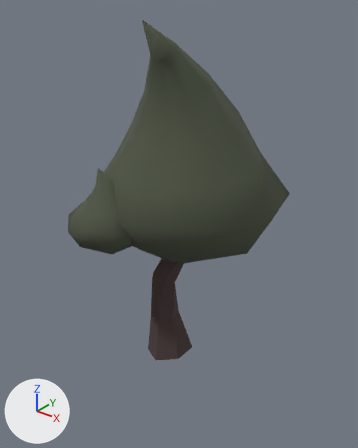
A saved change to the glTF model assets/cenario/arvore/arvore_1.glb.
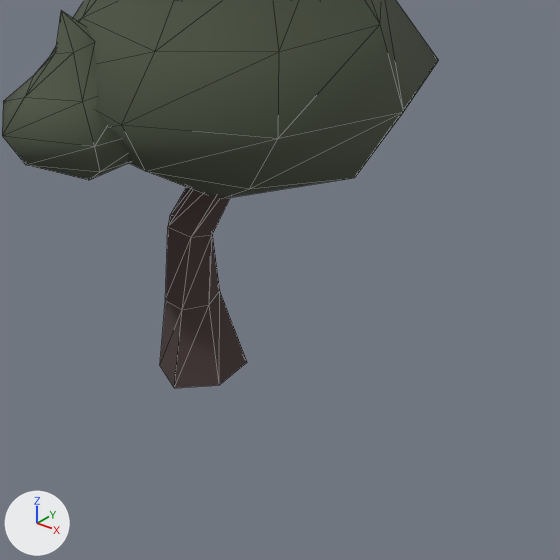
There are two pictures of each version: one whole from a camera (50 mm lens) standing at (1.213, -1.451, 1.556) and looking at (-0.044, 0.121, 0.581), one close up on the part from 19% to 98% of the width and 36% to 100% of the height. Arrows for +X, +Y and +Z are at lower left; the lights stay in place. The first two pictures are the older version. The close-ups show mesh edges as thin lines. Vertices at exactly the same position are counted once.

The first close-up shows 'arvore_1'.
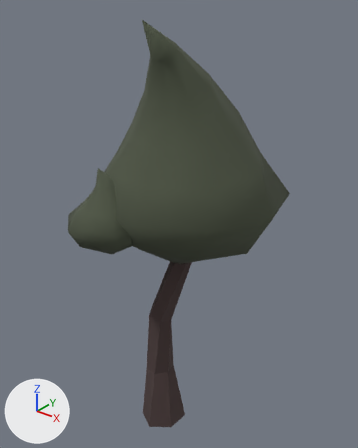
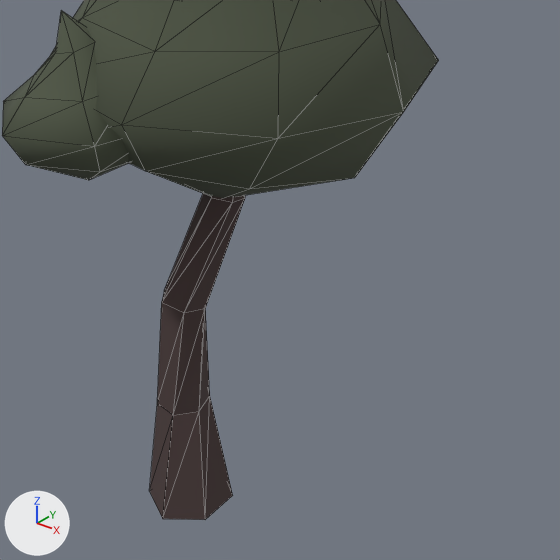
The newer file is also rescaled (x1.35), turned or shifted as a whole; pictures and numbers use the older file's frame.

Where the change shows, as pixel boxes (x1, y1, x2, y2) in the close-ups (560 x 560 px; the box of a moved part takes in the faces that stretch with it):
'arvore_1', reshaped: before (2, 0, 439, 388); after (2, 0, 439, 520)
part 1 of me_arvore_1, moved or reshaped: before (160, 187, 247, 388); after (150, 194, 245, 520)

Edits to the bpy script that builds the scene:
```text
Change me_arvore_1:
    used by ob_arvore_1; location = (0.0, 0.0, 0.0)
    remove me_arvore_1.from_pydata(...)  # 106 vertices, 192 faces; spans x -0.454..0.401, y -0.387..0.575, z -0.036..1.448
    add me_arvore_1.from_pydata(...)  # 106 vertices, 192 faces; spans x -0.454..0.401, y -0.387..0.575, z -0.419..1.448
    me_arvore_1 part 1
    me_arvore_1.vertices[0].co: (-0.002, 0.111, -0.02) -> (-0.001, 0.057, -0.411)
    me_arvore_1.vertices[1].co: (-0.093, 0.049, -0.036) -> (-0.094, -0.004, -0.419)
    me_arvore_1.vertices[2].co: (-0.092, -0.059, -0.036) -> (-0.093, -0.113, -0.414)  # pixel (159, 365) -> pixel (149, 491)
    me_arvore_1.vertices[3].co: (0.002, -0.113, -0.02) -> (0.001, -0.167, -0.4)  # pixel (174, 388) -> pixel (162, 518)
    me_arvore_1.vertices[4].co: (0.09, -0.053, -0.004) -> (0.09, -0.108, -0.393)  # pixel (219, 385) -> pixel (205, 519)
    me_arvore_1.vertices[5].co: (0.092, 0.054, -0.003) -> (0.093, -0.001, -0.397)  # pixel (247, 362) -> pixel (232, 495)
    me_arvore_1.vertices[6].co: (-0.057, 0.06, 0.162) -> (-0.057, 0.019, -0.129)
    me_arvore_1.vertices[7].co: (-0.101, 0.007, 0.158) -> (-0.101, -0.033, -0.129)
    me_arvore_1.vertices[8].co: (-0.073, -0.052, 0.164) -> (-0.074, -0.093, -0.122)  # pixel (165, 300) -> pixel (157, 403)
    me_arvore_1.vertices[9].co: (-0.01, -0.064, 0.172) -> (-0.011, -0.104, -0.116)  # pixel (182, 309) -> pixel (173, 415)
    me_arvore_1.vertices[10].co: (0.029, -0.013, 0.175) -> (0.029, -0.054, -0.116)  # pixel (209, 304) -> pixel (199, 411)
    me_arvore_1.vertices[11].co: (0.01, 0.051, 0.17) -> (0.011, 0.009, -0.123)  # pixel (219, 290) -> pixel (209, 395)
    me_arvore_1.vertices[12].co: (-0.087, 0.056, 0.346) -> (-0.086, 0.029, 0.153)
    me_arvore_1.vertices[13].co: (-0.1, 0.002, 0.361) -> (-0.101, -0.025, 0.165)  # pixel (169, 215) -> pixel (164, 290)
    me_arvore_1.vertices[14].co: (-0.066, -0.045, 0.367) -> (-0.067, -0.072, 0.172)  # pixel (167, 226) -> pixel (161, 302)
    me_arvore_1.vertices[15].co: (-0.006, -0.033, 0.358) -> (-0.007, -0.061, 0.165)  # pixel (191, 237) -> pixel (184, 312)
    me_arvore_1.vertices[16].co: (0.011, 0.023, 0.342) -> (0.011, -0.005, 0.152)  # pixel (212, 234) -> pixel (205, 308)
    me_arvore_1.vertices[17].co: (-0.029, 0.066, 0.337) -> (-0.028, 0.039, 0.146)
    me_arvore_1.vertices[18].co: (-0.032, 0.105, 0.529) -> (-0.031, 0.092, 0.431)
    me_arvore_1.vertices[19].co: (-0.029, 0.059, 0.539) -> (-0.03, 0.046, 0.44)
    me_arvore_1.vertices[20].co: (0.012, 0.034, 0.54) -> (0.011, 0.02, 0.442)  # not seen -> pixel (211, 197)
    me_arvore_1.vertices[21].co: (0.052, 0.06, 0.529) -> (0.051, 0.046, 0.434)  # not seen -> pixel (232, 202)
    me_arvore_1.vertices[22].co: (0.05, 0.106, 0.518) -> (0.051, 0.092, 0.424)  # not seen -> pixel (245, 197)
    me_arvore_1.vertices[23].co: (0.008, 0.129, 0.517) -> (0.009, 0.116, 0.422)
    me_arvore_1.vertices[24].co: (-0.038, 0.105, 0.71) -> (-0.038, 0.106, 0.711)
    me_arvore_1.vertices[25].co: (-0.025, 0.068, 0.715) -> (-0.025, 0.068, 0.716)
    me_arvore_1.vertices[26].co: (0.016, 0.063, 0.717) -> (0.015, 0.062, 0.718)
    me_arvore_1.vertices[27].co: (0.043, 0.095, 0.716) -> (0.043, 0.094, 0.715)
    me_arvore_1.vertices[28].co: (0.025, 0.133, 0.711) -> (0.026, 0.132, 0.71)
    me_arvore_1.vertices[29].co: (-0.016, 0.139, 0.708) -> (-0.015, 0.139, 0.708)
```
